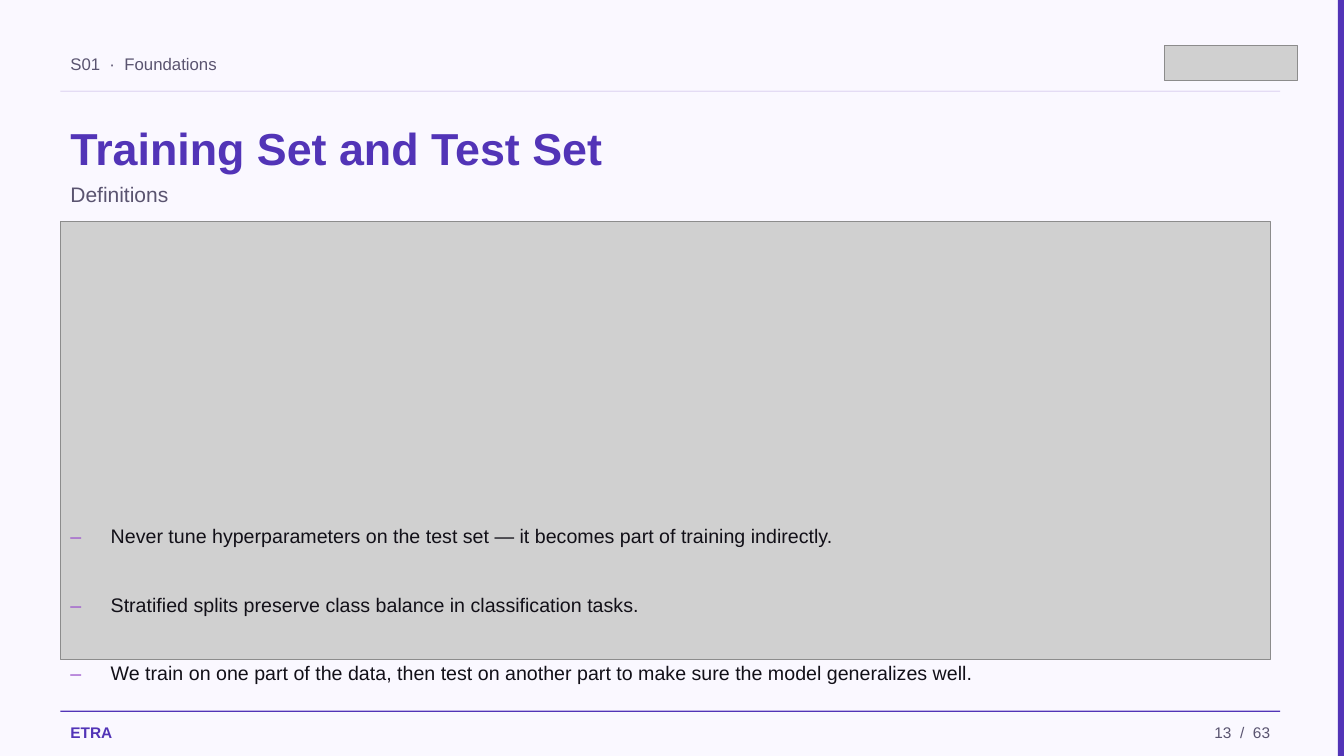
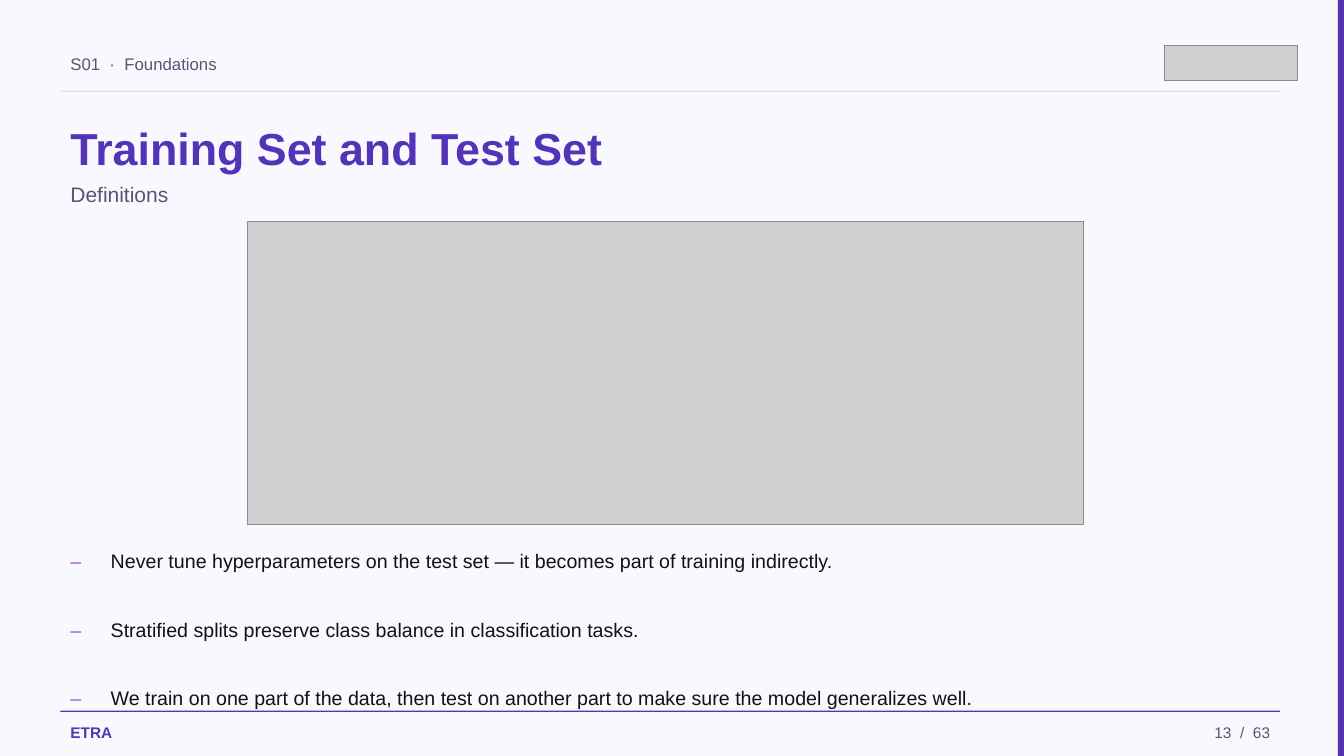
Before and after one commit to iksasa15/AI-ML, a slide deck: slide 13 of web-presentation/pdf-exports/Week1-Session1-Foundations.pptx. Drawn at 1344x756 pixels with LibreOffice and Linux fonts; fonts in the diff are those of the drawing; grey boxes stand for pictures. Boxes give left, top, right and bottom in pixels: in the first picture for what was removed or moved away, otherwise in the second. Text is boxed around its words. In the diff, an @@ line names an element or a change of style, - is before the commit and + after.

```diff
--- a/web-presentation/pdf-exports/Week1-Session1-Foundations.pptx
+++ b/web-presentation/pdf-exports/Week1-Session1-Foundations.pptx
@@ picture: place and size @@
-picture at bbox=[60, 222, 1270, 659]
+picture at bbox=[247, 222, 1083, 524]
@@ 6 texts: place and size @@
-6 texts at bbox=[60, 519, 972, 697]
+6 texts at bbox=[60, 544, 972, 722]
```
Also in this commit, not shown: 12 other slides changed, 2 other files.
